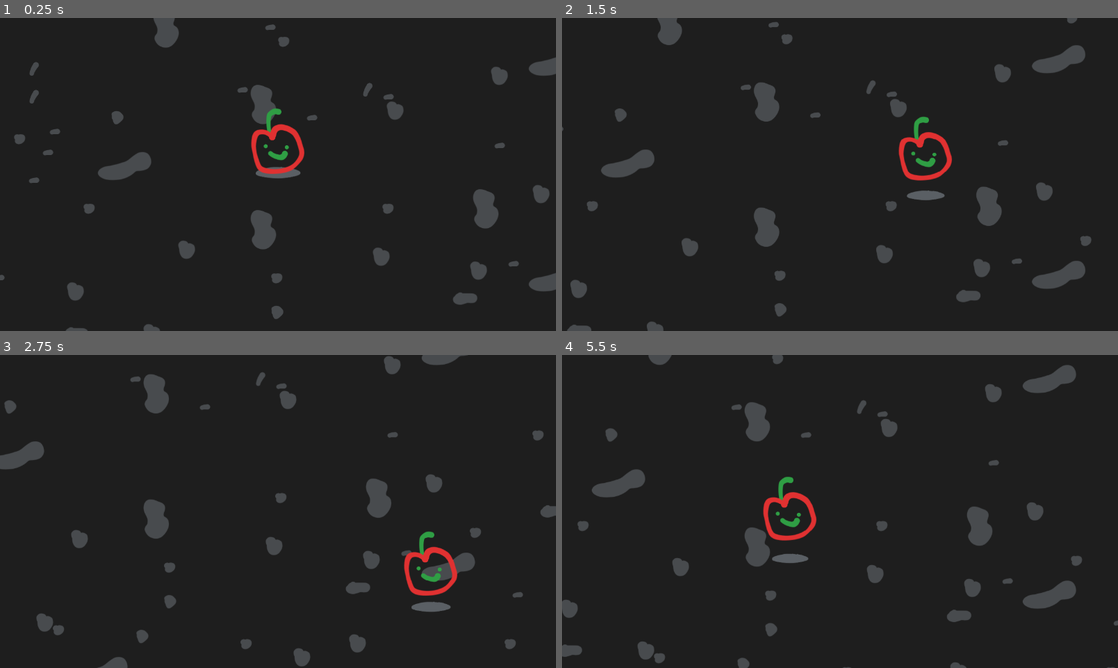
Above: before the commit, frames 1-4 (two rows, left to right).
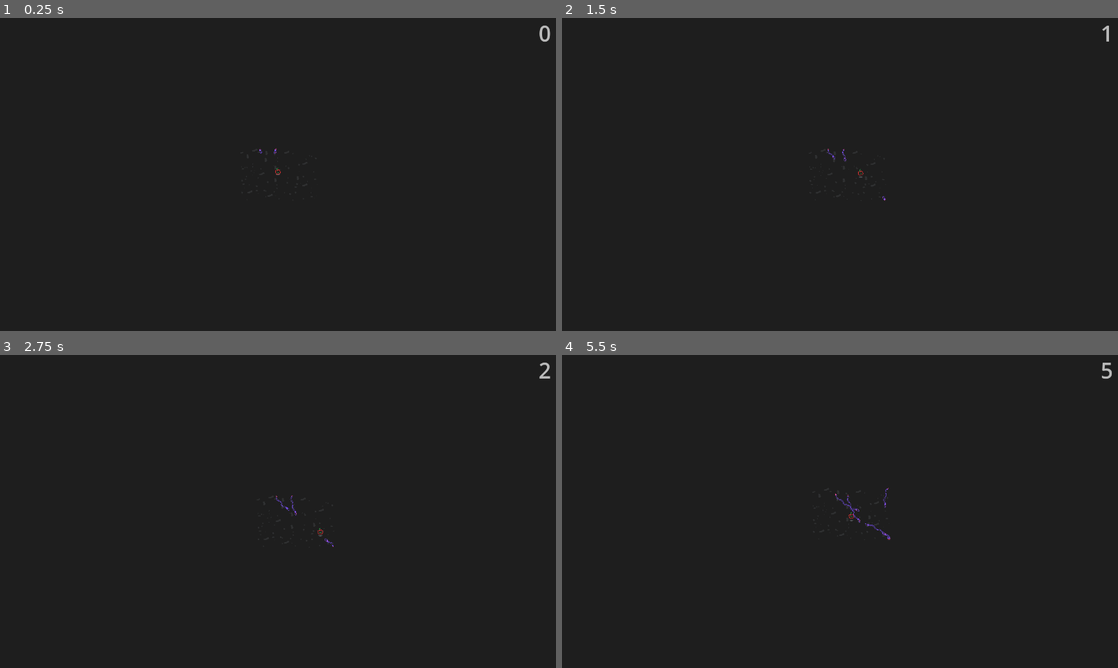
Above: after the commit, the same moments.

Repository: CactiChameleon9/GMTK-2023
Game: Godot game, scene res://Scenes/Main.tscn
Two runs of this game, one before a commit and one after it. Both use one fixed random seed, a clock stepped at 60 frames per second and the inputs below. Before the commit the project has no main scene; this scene is started directly in both runs.
Inputs:
- Up to frame 1 (0.25 s): no input
- Up to frame 2 (1.5 s): tap Enter at 0.5 s; hold Right (ui_right) 0.53-1.28 s; hold Down (ui_down) from 1.28 s (still down)
- Up to frame 3 (2.75 s): release Down (ui_down) at 2.03 s; hold Right (ui_right) from 2.03 s (still down)
- Up to frame 4 (5.5 s): release Right (ui_right) at 2.78 s; hold Up (ui_up) 2.78-3.53 s; hold Left (ui_left) 3.53-5.03 s; hold Down (ui_down) from 5.03 s (still down)

The runs differ from the first frame. In frame 1, 5.2% of the frame differs, in the area x 0-100%, y 0-100%; in frame 2, 5.6%; in frame 3, 5.4%; in frame 4, 5.7%.

Commit message:
Add snake target_location with rotation vel/acc and improve Main

Diff:
--- a/Nodes/Character.gd
+++ b/Nodes/Character.gd
@@ -14,10 +14,12 @@
 var _max_speed: float = 400
 var _resistance: float = 3000
 
+
 func _physics_process(delta):
 	# Get the move direction
 	_do_movement(delta)
 	_do_bouncing()
+
 
 func _do_movement(delta):
 	var move_direction := Vector2(Input.get_action_strength("ui_right")
@@ -74,3 +76,7 @@
 							_shadow_size_change/6, 0.25).as_relative()
 	_tweener.tween_property(_shadow_sprite, "scale", Vector2.ONE *
 							_shadow_size_change, 0.25).as_relative()
+
+
+func die():
+	print("death")
--- a/Nodes/Snake.gd
+++ b/Nodes/Snake.gd
@@ -2,43 +2,75 @@
 
 
 @export_range(0, TAU, TAU/128, "or_less", "or_greater") var move_rotation: float
-@export var length: int = 300
+@export var length: int = 250
 
-@export var cos_frequency: float = 3
+@export var cos_frequency: float = 4.5
 @export var acceleration: float = 400
-@export var max_speed: float = 100
+@export var max_speed: float = 150
 
-@onready var _head_child_count: int = $Head.get_child_count()
+var rotation_velocity: float = 0
+@export var rotation_acceleration: float = 2
+@export var rotation_max_speed: float = 0.1
+@export var rotation_variation: float = 0.05
+
+@export var target_location: Vector2
+
+@onready var _kill_area: Area2D = $%KillArea
+@onready var _kill_area_childs: int = _kill_area.get_child_count()
 
 var _time: float = 0
 
 
-func _physics_process(delta):
+func _physics_process(delta: float):
 	_time += delta
 
+	_turn_toward_goal(delta)
+	_move_head(delta)
+	_update_body()
+	_update_tail_position()
+	_update_head_position()
+	_add_collisions()
+
+func _turn_toward_goal(delta):
+	var change = target_location - $Head.global_position
+	var target_angle = atan2(change.y, change.x)
+	var direction = 1 if angle_difference(target_angle, move_rotation) < 0 else -1
+
+	rotation_velocity += delta * rotation_acceleration * direction
+	rotation_velocity = clamp(rotation_velocity, -rotation_max_speed, rotation_max_speed)
+	move_rotation += rotation_velocity * delta
+
+func _move_head(delta):
 	# Update the Head's velocity
 	$Head.velocity += Vector2(1, cos(_time * cos_frequency)
 						).rotated(move_rotation) * delta * acceleration
 	$Head.velocity = $Head.velocity.limit_length(max_speed)
 	$Head.move_and_slide()
 
+func _update_body():
 	# Add a current position of the head to the points
 	$Body.add_point($Head.position)
 
 	# Remove the last point if too long
 	if $Body.get_point_count() > length:
 		$Body.remove_point(0)
-		var to_remove: CollisionShape2D = $Head.get_child(_head_child_count)
+		var to_remove: CollisionShape2D = _kill_area.get_child(_kill_area_childs)
 		if is_instance_valid(to_remove):
-			$Head.remove_child(to_remove)
+			_kill_area.remove_child(to_remove)
 			to_remove.queue_free()
 
+func _update_tail_position():
 	# Update the tail position
 	$Tail.position = $Body.get_point_position(0)
 
-	# Update the Head and Tail's rotation + collisions
-	if $Body.get_point_count() <= 1: # Need 2 points to calculate gradient
-		return
+	# Update the tail rotation
+	if $Body.get_point_count() > 1: # Need 2 points to calculate gradient
+		var change = $Body.get_point_position(1) - $Body.get_point_position(0)
+		$Tail.rotation = atan2(change.y, change.x)
+
+func _update_head_position():
+	if $Body.get_point_count() <= 1:
+		return # Need 2 points to calculate gradient
 
 	var change: Vector2
 	# Head rotation - lerp between move_rotation and gradient
@@ -48,23 +80,36 @@
 	change = change.slerp(Vector2.RIGHT.rotated(move_rotation), 0.7)
 	$Head.rotation = atan2(change.y, change.x)
 
-	# Tail rotation
-	change = $Body.get_point_position(1) - $Body.get_point_position(0)
-	$Tail.rotation = atan2(change.y, change.x)
+func _add_collisions():
+	if $Body.get_point_count() <= 1:
+		return # Need 2 points to calculate gradient
 
 	# Add the collision for the new point
+	var new_shape = CollisionShape2D.new()
 	var rect = RectangleShape2D.new()
-	var new_shape = CollisionShape2D.new()
-	new_shape.top_level = true
 
 	var point1: Vector2 = $Body.get_point_position($Body.get_point_count() - 1)
 	var point2: Vector2 = $Body.get_point_position($Body.get_point_count() - 2)
-	change = point1 - point2
+	var change = point1 - point2
 
-	new_shape.position = (point1 + point2) / 2 + global_position
+	new_shape.position = (point1 + point2) / 2
 	new_shape.rotation = atan2(change.y, change.x)
 	rect.extents = Vector2(change.length() / 2, $Body.width/2)
 
 	new_shape.shape = rect
 
-	$Head.add_child(new_shape)
+	_kill_area.add_child(new_shape)
+
+	# Move the head collision so that it stays with the head
+	$%HeadCollision.position += $Head.position - point2
+	$%HeadCollision.rotation = $Head.rotation + PI/2
+
+
+func _on_kill_area_entered(body: Node):
+	if body.has_method("die"):
+		body.die()
+
+
+# https://www.gmlscripts.com/script/angle_difference
+func angle_difference(angle1: float, angle2: float) -> float:
+	return fmod((fmod(angle1 - angle2, TAU) + 2*TAU),  TAU) - PI
--- a/Nodes/Snake.tscn
+++ b/Nodes/Snake.tscn
@@ -7,13 +7,12 @@
 [ext_resource type="Texture2D" uid="uid://c6rye8cpgjvxu" path="res://Assets/SnakeTail.svg" id="4_oaq8w"]
 
 [sub_resource type="CapsuleShape2D" id="CapsuleShape2D_5631g"]
-radius = 38.0
-height = 140.0
+radius = 32.0
+height = 116.0
 
-[node name="Snake" type="Node2D"]
-position = Vector2(83, 182)
+[node name="Snake" type="Node2D" groups=["snake"]]
+position = Vector2(400, 500)
 script = ExtResource("1_30n2b")
-move_rotation = 6.28319
 
 [node name="Body" type="Line2D" parent="."]
 width = 30.0
@@ -31,6 +30,16 @@
 scale = Vector2(0.5, 0.5)
 texture = ExtResource("1_7s1kg")
 
+[node name="KillArea" type="Area2D" parent="."]
+unique_name_in_owner = true
+
+[node name="HeadCollision" type="CollisionShape2D" parent="KillArea"]
+unique_name_in_owner = true
+position = Vector2(40, -4)
+rotation = 1.5708
+scale = Vector2(0.5, 0.5)
+shape = SubResource("CapsuleShape2D_5631g")
+
 [node name="Head" type="CharacterBody2D" parent="."]
 motion_mode = 1
 
@@ -39,8 +48,4 @@
 texture = ExtResource("2_nmtsr")
 offset = Vector2(64, -10)
 
-[node name="HeadCollision" type="CollisionShape2D" parent="Head"]
-position = Vector2(38, -2)
-rotation = 1.5708
-scale = Vector2(0.5, 0.5)
-shape = SubResource("CapsuleShape2D_5631g")
+[connection signal="body_entered" from="KillArea" to="." method="_on_kill_area_entered"]
--- /dev/null
+++ b/Nodes/SnakeTypes/FasterSnake.tscn
@@ -0,0 +1,8 @@
+[gd_scene load_steps=2 format=3 uid="uid://bicrokea2xbs2"]
+
+[ext_resource type="PackedScene" uid="uid://c1ekdfvee512s" path="res://Nodes/Snake.tscn" id="1_6v0uw"]
+
+[node name="FasterSnake" instance=ExtResource("1_6v0uw")]
+cos_frequency = 6.0
+acceleration = 450.0
+max_speed = 200.0
--- a/Scenes/Main.gd
+++ b/Scenes/Main.gd
@@ -1 +1,57 @@
 extends Node2D
+
+var _time: float = 0
+
+var _normal_snake_eq = func(x: float): return (1/1000*x**3 - 1/3.9*x**2 + 15*x)/20 + 1
+var _fast_snake_eq = func(x: float): return (1/1000*x**3 - 1/3.9*x**2 + 15*x)/20 - 100
+var _bendy_snake_eq = func(x: float): return (1/1000*x**3 - 1/3.9*x**2 + 15*x)/20 - 100
+
+var _snake_numbers: Array[Array] = \
+		[[_normal_snake_eq, 0, load("res://Nodes/Snake.tscn")],
+		[_fast_snake_eq, 0, load("res://Nodes/SnakeTypes/FasterSnake.tscn")],
+		[_bendy_snake_eq, 0, load("res://Nodes/SnakeTypes/FasterSnake.tscn")]]
+
+@onready var _snake_spawner: Path2D = $%SnakeSpawner
+@onready var _snake_spawner_childs: int = _snake_spawner.get_child_count()
+
+
+func _process(delta: float):
+	_time += delta
+
+	# Set the time label
+	$%TimeLabel.text = str(int(_time))
+
+
+func _physics_process(delta):
+
+	# Spawn any missing snakes
+	for snake_type in _snake_numbers:
+		while snake_type[0].call(_time) > snake_type[1]:
+			# Randomise spawn position
+			var spawn_pos: PathFollow2D = _snake_spawner.get_node("SpawnPosition")
+			spawn_pos.progress_ratio = randf()
+
+			# Spawn a snake
+			var snake = snake_type[2].instantiate()
+			_snake_spawner.add_child(snake)
+
+			# Set the snake's position
+			snake.position = spawn_pos.position
+
+			# Set the snake's rotation
+			var change: Vector2 = $Character.position - spawn_pos.position
+			snake.move_rotation = atan2(change.y, change.x)
+
+			# Increase the snake count
+			snake_type[1] += 1
+
+	# Update the target locations to be the player's position
+	for child in _snake_spawner.get_children():
+		if child.is_in_group("snake"):
+			child.target_location = child.global_position
+
+
+func _on_snake_detector_body_exited(body): #TODO reduce snake type
+	print("hello ", body)
+	if body.is_in_group("snake"):
+		body.queue_free()
--- a/Scenes/Main.tscn
+++ b/Scenes/Main.tscn
@@ -1,22 +1,75 @@
-[gd_scene load_steps=4 format=3 uid="uid://bilolno4nrch4"]
+[gd_scene load_steps=9 format=3 uid="uid://bilolno4nrch4"]
 
 [ext_resource type="Script" path="res://Scenes/Main.gd" id="1_b8l74"]
 [ext_resource type="PackedScene" uid="uid://cqq1jkvlj40eq" path="res://Nodes/Character.tscn" id="1_hskob"]
 [ext_resource type="TileSet" uid="uid://w3saur1cuur7" path="res://Assets/Scenary/Scenary.tres" id="2_efpxg"]
 
+[sub_resource type="RectangleShape2D" id="RectangleShape2D_ejdx6"]
+size = Vector2(128, 1008)
+
+[sub_resource type="RectangleShape2D" id="RectangleShape2D_7wbdx"]
+size = Vector2(2048, 128)
+
+[sub_resource type="RectangleShape2D" id="RectangleShape2D_mgjsq"]
+size = Vector2(2048, 1264)
+
+[sub_resource type="Theme" id="Theme_7evl2"]
+default_font_size = 30
+
+[sub_resource type="Curve2D" id="Curve2D_gfwft"]
+_data = {
+"points": PackedVector2Array(0, 0, 0, 0, -320, -208, 0, 0, 0, 0, 1600, -208, 0, 0, 0, 0, 1600, 928, 0, 0, 0, 0, -320, 928, 0, 0, 0, 0, -320, -208)
+}
+point_count = 5
+
 [node name="Main" type="Node2D"]
 script = ExtResource("1_b8l74")
 metadata/_edit_horizontal_guides_ = []
 
-[node name="TileMap" type="TileMap" parent="."]
+[node name="ScenaryTileMap" type="TileMap" parent="."]
+modulate = Color(1, 1, 1, 0.403922)
 tile_set = ExtResource("2_efpxg")
 format = 2
 layer_0/tile_data = PackedInt32Array(-196612, 1, 0, 65558, 1, 0, -589801, 1, 0, 786468, 1, 0, 1769540, 1, 0, 2097140, 4 …(1155 unchanged characters)…
 
+[node name="Walls" type="StaticBody2D" parent="."]
+metadata/_edit_lock_ = true
+
+[node name="CollisionShape1" type="CollisionShape2D" parent="Walls"]
+position = Vector2(1600, 360)
+shape = SubResource("RectangleShape2D_ejdx6")
+metadata/_edit_lock_ = true
+
+[node name="CollisionShape2" type="CollisionShape2D" parent="Walls"]
+position = Vector2(-320, 360)
+shape = SubResource("RectangleShape2D_ejdx6")
+metadata/_edit_lock_ = true
+
+[node name="CollisionShape3" type="CollisionShape2D" parent="Walls"]
+position = Vector2(640, -208)
+shape = SubResource("RectangleShape2D_7wbdx")
+metadata/_edit_lock_ = true
+
+[node name="CollisionShape4" type="CollisionShape2D" parent="Walls"]
+position = Vector2(640, 928)
+shape = SubResource("RectangleShape2D_7wbdx")
+metadata/_edit_lock_ = true
+
+[node name="SnakeDetector" type="Area2D" parent="."]
+monitorable = false
+metadata/_edit_lock_ = true
+
+[node name="CollisionShape" type="CollisionShape2D" parent="SnakeDetector"]
+position = Vector2(640, 360)
+shape = SubResource("RectangleShape2D_mgjsq")
+debug_color = Color(0.788235, 0.341176, 0.670588, 0.419608)
+metadata/_edit_lock_ = true
+
 [node name="Character" parent="." instance=ExtResource("1_hskob")]
-position = Vector2(618, 362)
+position = Vector2(640, 360)
 
 [node name="Camera2D" type="Camera2D" parent="Character"]
+zoom = Vector2(0.1, 0.1)
 limit_left = -256
 limit_top = -144
 limit_right = 1536
@@ -26,18 +79,19 @@
 position_smoothing_speed = 1.2
 metadata/_edit_lock_ = true
 
-[node name="CanvasLayer" type="CanvasLayer" parent="."]
+[node name="UICanvasLayer" type="CanvasLayer" parent="."]
 
-[node name="UI" type="Control" parent="CanvasLayer"]
+[node name="UI" type="Control" parent="UICanvasLayer"]
 layout_mode = 3
 anchors_preset = 15
 anchor_right = 1.0
 anchor_bottom = 1.0
 grow_horizontal = 2
 grow_vertical = 2
+theme = SubResource("Theme_7evl2")
 metadata/_edit_lock_ = true
 
-[node name="TimeLabel" type="Label" parent="CanvasLayer/UI"]
+[node name="TimeLabel" type="Label" parent="UICanvasLayer/UI"]
 unique_name_in_owner = true
 layout_mode = 1
 anchors_preset = 1
@@ -46,3 +100,16 @@
 offset_left = -40.0
 offset_bottom = 23.0
 grow_horizontal = 0
+theme_override_colors/font_color = Color(0.733333, 0.733333, 0.733333, 1)
+theme_override_font_sizes/font_size = 50
+
+[node name="SnakeSpawner" type="Path2D" parent="."]
+unique_name_in_owner = true
+curve = SubResource("Curve2D_gfwft")
+
+[node name="SpawnPosition" type="PathFollow2D" parent="SnakeSpawner"]
+position = Vector2(182.116, 928)
+rotation = 3.14159
+progress = 4473.88
+
+[connection signal="body_exited" from="SnakeDetector" to="." method="_on_snake_detector_body_exited"]
--- a/project.godot
+++ b/project.godot
@@ -11,6 +11,7 @@
 [application]
 
 config/name="Gmtk-2023"
+run/main_scene="res://Scenes/Main.tscn"
 config/features=PackedStringArray("4.1", "Mobile")
 boot_splash/bg_color=Color(0, 0, 0, 1)
 boot_splash/image="res://Assets/gmtk-jam-2023-branding.png"
